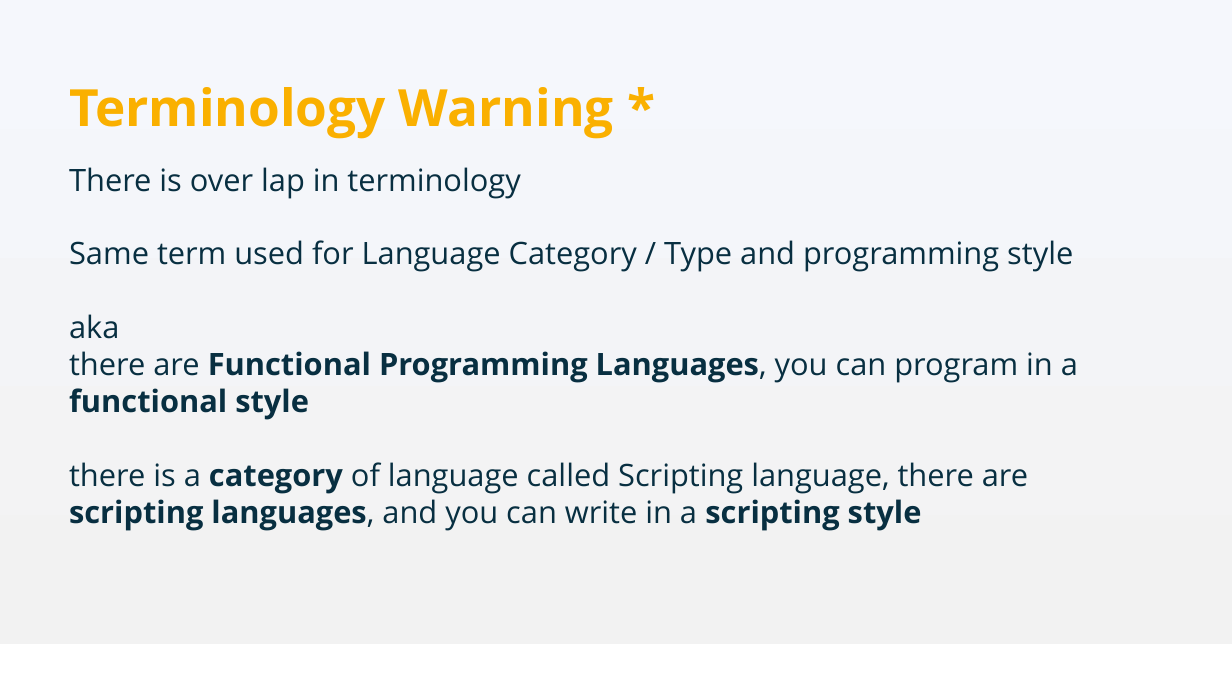
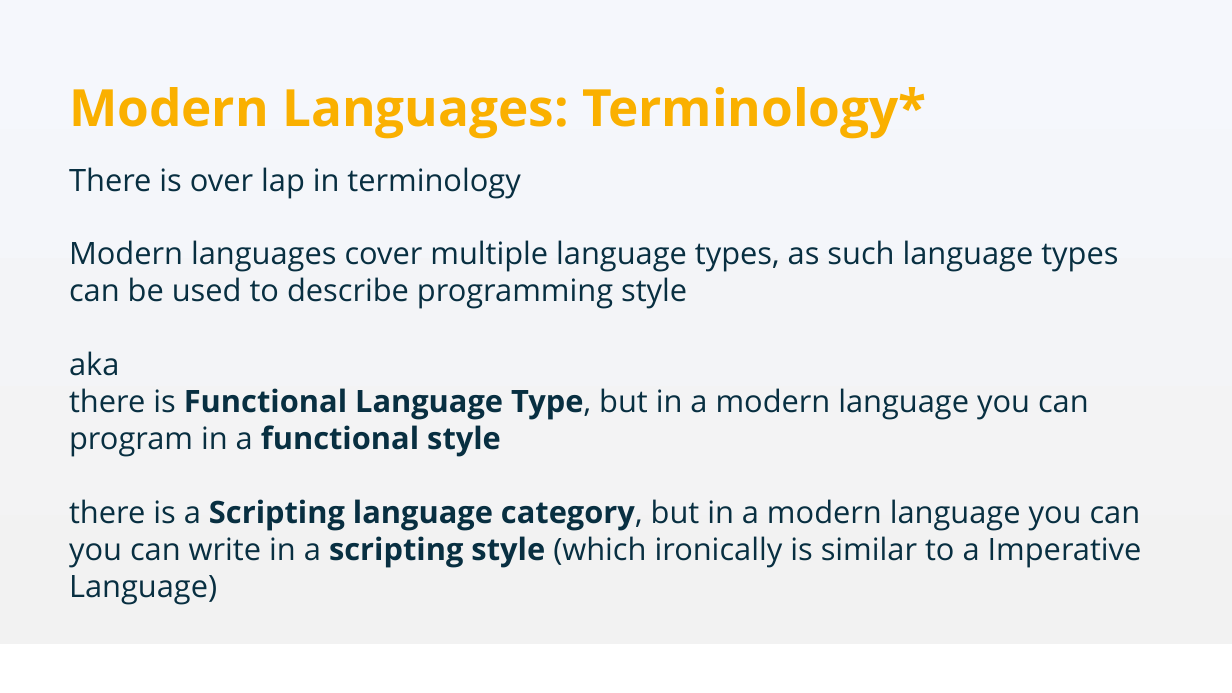
Before and after one commit to Anthony-Mckale/talks-presentations, a slide deck: slide 70 of academy/02-programming/01-Computing-101.pptx (slide 48 before the commit). Drawn at 1232x693 pixels with LibreOffice and Linux fonts; fonts in the diff are those of the drawing; background and template pictures are left out. Boxes give left, top, right and bottom in pixels: in the first picture for what was removed or moved away, otherwise in the second. Text is boxed around its words. In the diff, an @@ line names an element or a change of style, - is before the commit and + after.

```diff
--- a/academy/02-programming/01-Computing-101.pptx
+++ b/academy/02-programming/01-Computing-101.pptx
@@ text at [69,87,927,139]: text changed @@
-Terminology Warning *
+Modern Languages: Terminology*
@@ text at [69,240,1142,605]: text changed @@
-Same term used for Language Category / Type and programming style
-aka
-there are Functional Programming Languages, you can program in a functional style
-there is a category of language called Scripting language, there are scripting languages, and you can write in a scripting style
+Modern languages cover multiple language types, as such language types can be used to describe programming style
+aka
+there is Functional Language Type, but in a modern language you can program in a functional style
+there is a Scripting language category, but in a modern language you can you can write in a scripting style (which ironically is similar to a Imperative Language)
```
Also in this commit, not shown: 25 other slides changed, 19 slides added, 23 slides removed, 31 other files.
